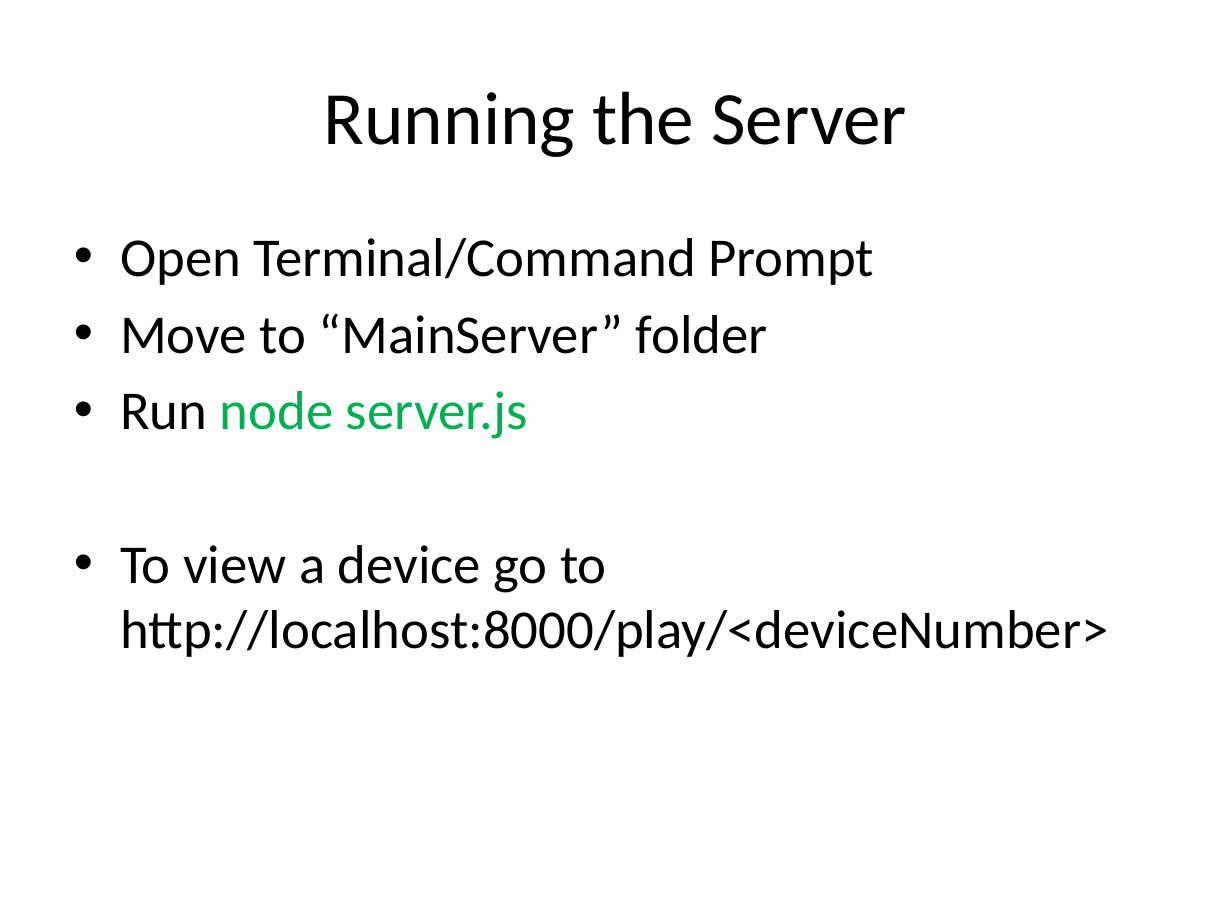
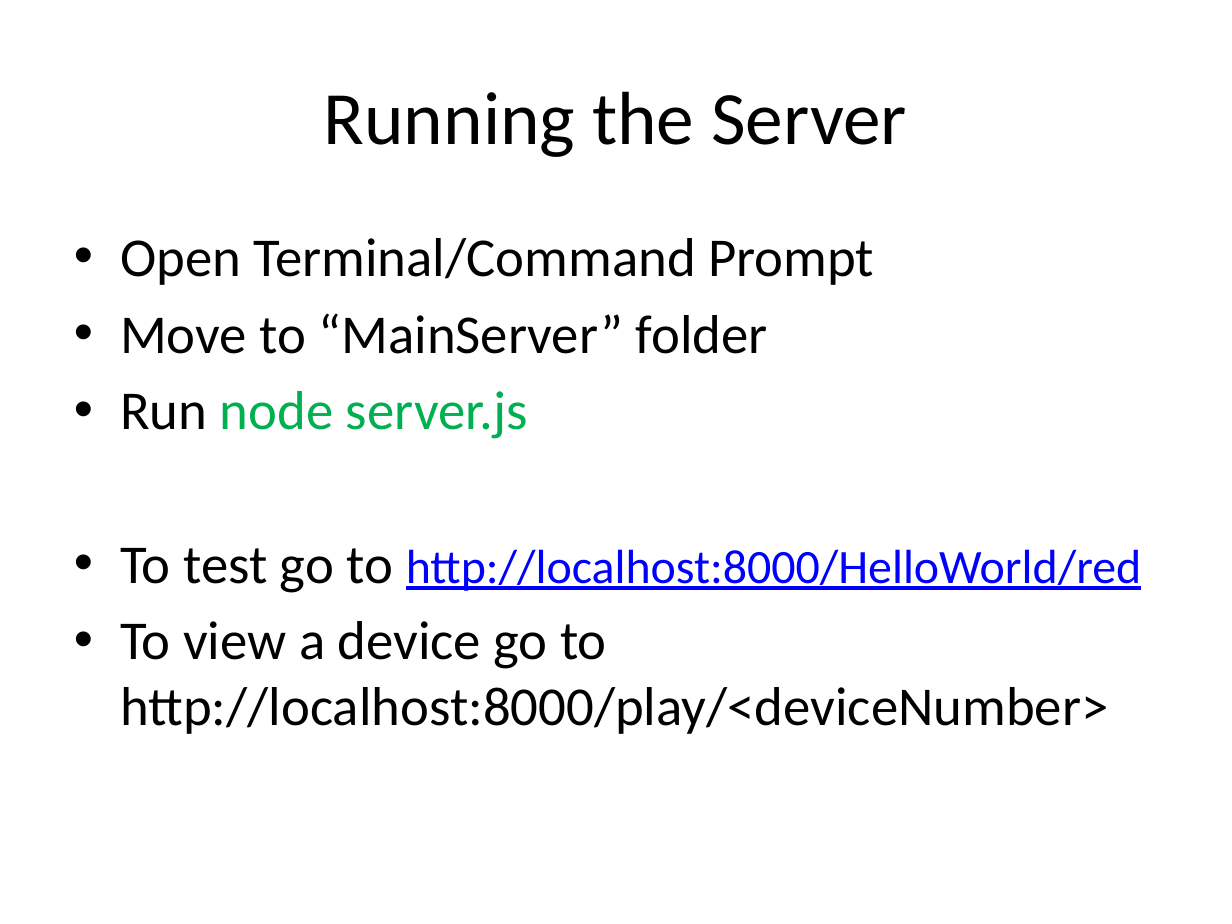
Before and after one commit to sjfricke/IEEE-Mini-Projects-UW-Madison, a slide deck: slide 6 of Tutorial/PowerPoint Versions/Setting Up Main Sever.pptx. Drawn at 1232x924 pixels with LibreOffice and Linux fonts; fonts in the diff are those of the drawing. Boxes give left, top, right and bottom in pixels: in the first picture for what was removed or moved away, otherwise in the second. Text is boxed around its words. In the diff, an @@ line names an element or a change of style, - is before the commit and + after.

```diff
--- a/Tutorial/PowerPoint Versions/Setting Up Main Sever.pptx
+++ b/Tutorial/PowerPoint Versions/Setting Up Main Sever.pptx
@@ text at [120, 548, 1141, 593]: paragraph added @@
+• To test go to http://localhost:8000/HelloWorld/red
```
Also in this commit, not shown: 13 other files.
